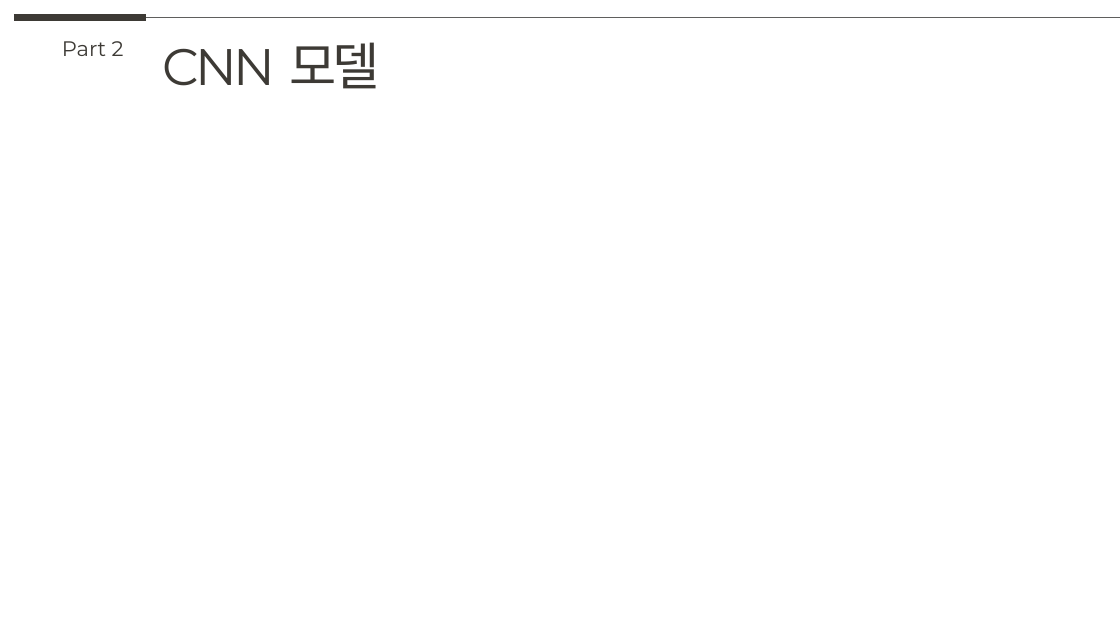
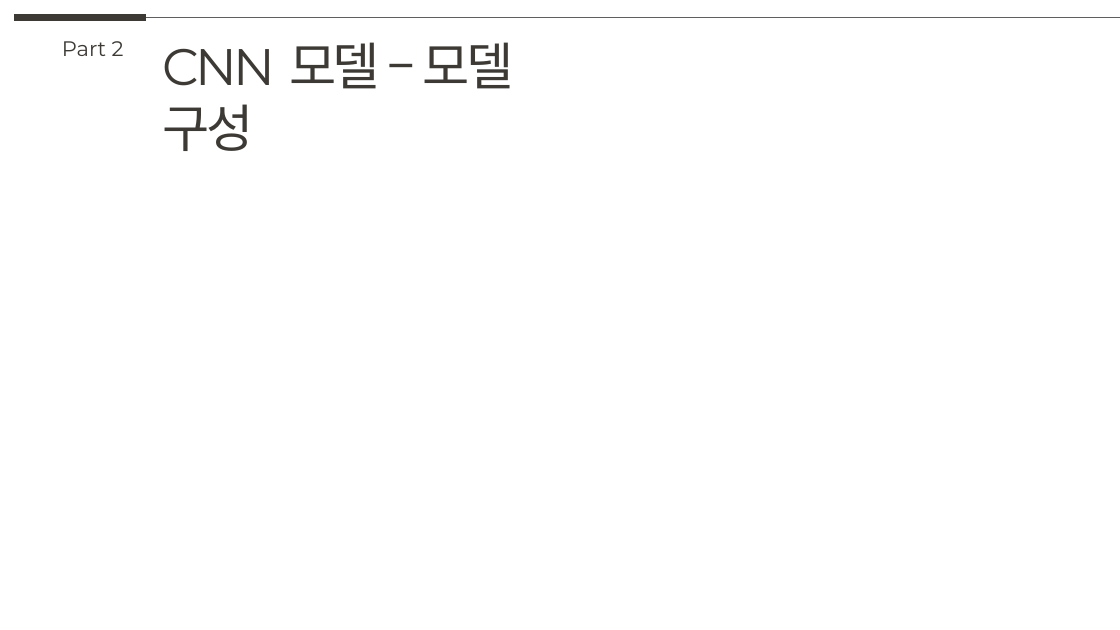
Before and after one commit to knudatascientists/lg-innotek-projects, a slide deck: slide 29 of docs/중간_보고서.pptx (slide 22 before the commit). Drawn at 1120x630 pixels with LibreOffice and Linux fonts; fonts in the diff are those of the drawing. Boxes give left, top, right and bottom in pixels: in the first picture for what was removed or moved away, otherwise in the second. Text is boxed around its words. In the diff, an @@ line names an element or a change of style, - is before the commit and + after.

```diff
--- a/docs/중간_보고서.pptx
+++ b/docs/중간_보고서.pptx
@@ text at (x1=162, y1=42, x2=514, y2=151): text changed @@
-CNN 모델
+CNN 모델 – 모델 구성
```
Also in this commit, not shown: 19 other slides changed, 13 slides added, 1 slide removed, 18 other files.
